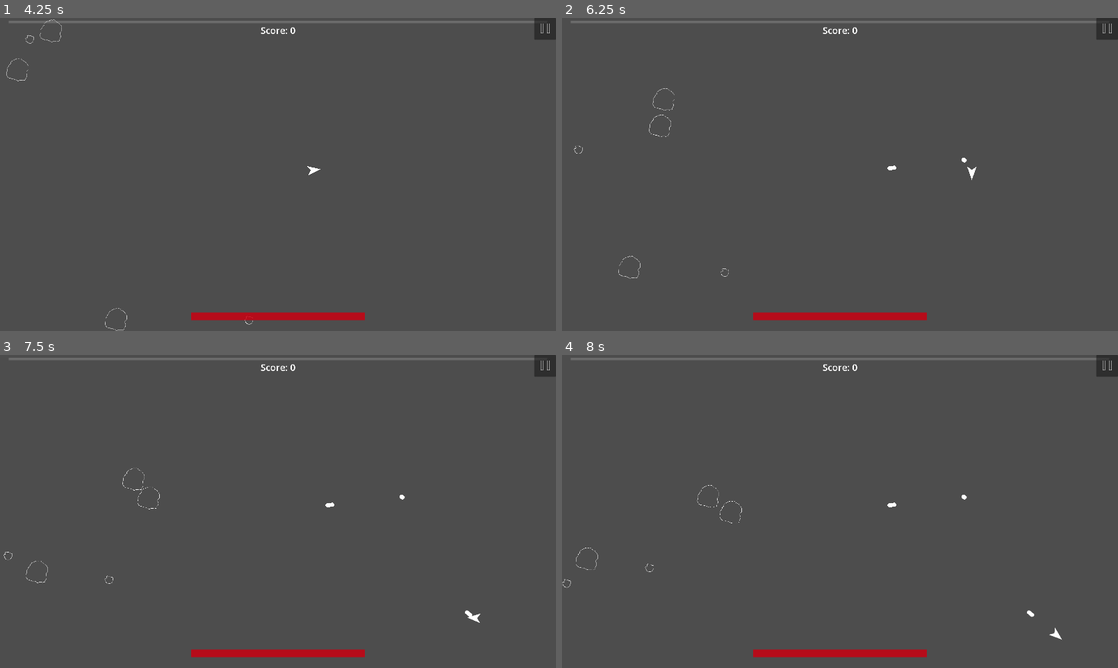
Above: before the commit, frames 1-4 (two rows, left to right).
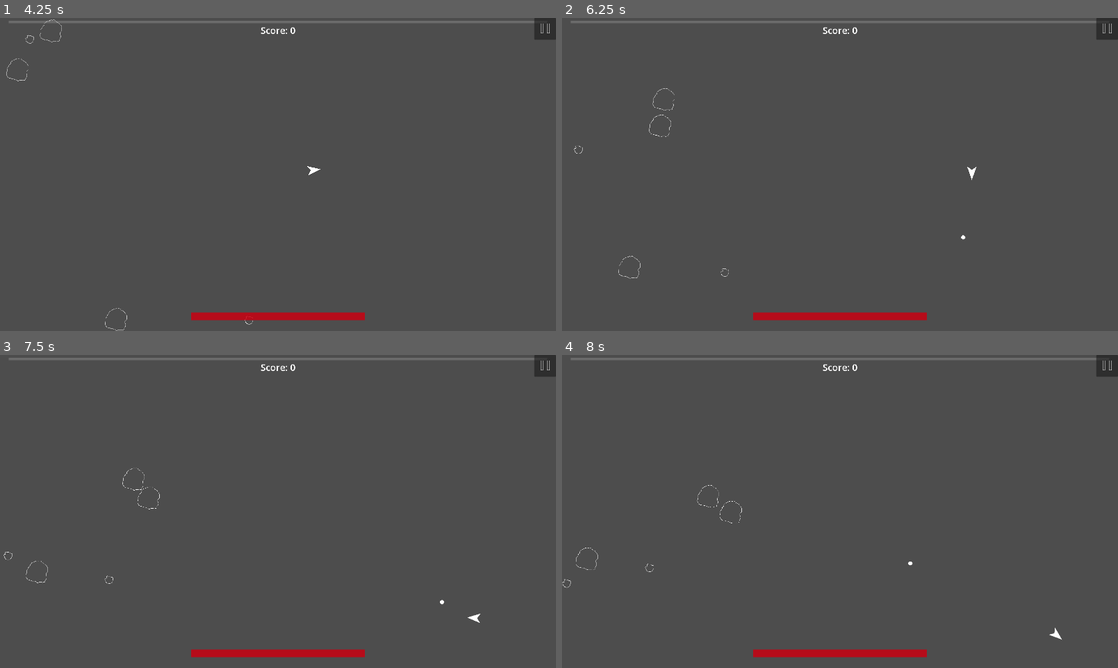
Above: after the commit, the same moments.

Repository: CoilSeb/AsteroidsPersonal
Game: Godot game, scene res://Scenes/Screens/Start Screen/StartScreen.tscn
The game is run twice, just before and just after one commit, with the same random seed, the same clock (stepped at 60 frames per second) and the same inputs.
Inputs (mouse positions are in pixels of both pictures, inside the frame that each line leads up to):
- Up to frame 1 (4.25 s): click "Start Game" at 0.5 s; click "Start Game" at 1.25 s; click (544, 27) at 2 s; click "Restart Game" at 2.75 s; tap Enter at 3.5 s; move the mouse to (400, 158) at 3.52 s; press the mouse at (400, 158) at 3.53 s; hold D (rotate_right) from 3.53 s (still down)
- Up to frame 2 (6.25 s): move the mouse to (728, 190) at 4.27 s; release D (rotate_right) at 4.28 s; release the mouse at (728, 190) at 4.28 s; hold S (move_backward) 4.28-5.03 s; right-click (728, 190) at 4.35 s; move the mouse to (895, 105) at 5.02 s; hold D (rotate_right) 5.03-5.78 s; tap R (reroll) at 5.1 s; move the mouse to (812, 237) at 5.77 s; hold W (move_forward) from 5.78 s (still down); tap Space (shoot) at 5.85 s
- Up to frame 3 (7.5 s): move the mouse to (444, 558) at 6.52 s; release W (move_forward) at 6.53 s; press the mouse at (444, 558) at 6.53 s; hold A (rotate_left) from 6.53 s (still down); move the mouse to (111, 464) at 7.27 s; release the mouse at (111, 464) at 7.28 s; right-click (111, 464) at 7.35 s
- Up to frame 4 (8 s): keep holding A (rotate_left)

Frame 1 is identical in both runs. In frame 2, less than 0.1% of the frame differs, in the area x 58-73%, y 44-71%; in frame 3, less than 0.1%, in the area x 58-85%, y 44-84%; in frame 4, less than 0.1%.
Error before the commit: Parse Error: Unexpected "Indent" in class body. (res://Scenes/Bullets/Bullet.gd:3)

Commit message:
Update bullet speed variable and remove unused connection signals***
***Update bullet velocity upgrade resource***

Diff:
--- a/Scenes/Bullets/Bullet.gd
+++ b/Scenes/Bullets/Bullet.gd
@@ -1,7 +1,7 @@
 extends Area2D
 
 var direction: Vector2
- var bullet_speed = Global.bullet_speed
+var bullet_speed = Global.bullet_velocity
 var screen_size
 var damage = Global.damage
 
--- a/Scenes/Player/Player.tscn
+++ b/Scenes/Player/Player.tscn
@@ -37,6 +37,5 @@
 position = Vector2(0, 3)
 shape = SubResource("CircleShape2D_sawk4")
 
-[connection signal="tree_exiting" from="." to="." method="_on_tree_exiting"]
 [connection signal="area_entered" from="Area2D" to="." method="_on_area_2d_area_entered"]
 [connection signal="area_entered" from="Collection_Range" to="." method="_on_collection_range_area_entered"]
--- a/Upgrades/Solo_Upgrades/bullet_velocity.tres
+++ b/Upgrades/Solo_Upgrades/bullet_velocity.tres
@@ -1,18 +1,21 @@
-[gd_resource type="Resource" script_class="upgrade" load_steps=4 format=3 uid="uid://j1b3ns7u2c03"]
+[gd_resource type="Resource" script_class="upgrade" load_steps=5 format=3 uid="uid://bci8aarm8yj51"]
 
 [ext_resource type="Script" path="res://Upgrades/upgrades.gd" id="1_uur5o"]
+[ext_resource type="Texture2D" uid="uid://dr3u3elog6nxd" path="res://Sprites/Upgrades/Bullet_Velocity_Upgrade-1.png.png" id="2_mgkaa"]
 
 [sub_resource type="Resource" id="Resource_hm4dw"]
 script = ExtResource("1_uur5o")
 upgrade_name = "bullet_velocity"
 upgrade_text = "Upgrade the velocity of your bullets by 30%"
 upgrade_value = 0.3
+upgrade_texture = ExtResource("2_mgkaa")
 
 [sub_resource type="Resource" id="Resource_hcjij"]
 script = ExtResource("1_uur5o")
 upgrade_name = "bullet_velocity"
 upgrade_text = "Upgrade the velocity of your bullets by 22.5%"
 upgrade_value = 0.225
+upgrade_texture = ExtResource("2_mgkaa")
 next_upgrade = SubResource("Resource_hm4dw")
 
 [resource]
@@ -20,4 +23,5 @@
 upgrade_name = "bullet_velocity"
 upgrade_text = "Upgrade the velocity of your bullets by 15%"
 upgrade_value = 15.0
+upgrade_texture = ExtResource("2_mgkaa")
 next_upgrade = SubResource("Resource_hcjij")
